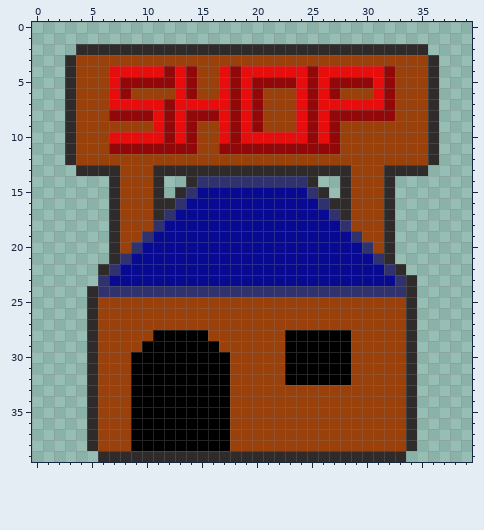
Edited in one commit: pixel-art sprite (src/images/npc/haendler.png). Above: the version before the commit.
The file is 40x40 pixels.
After:
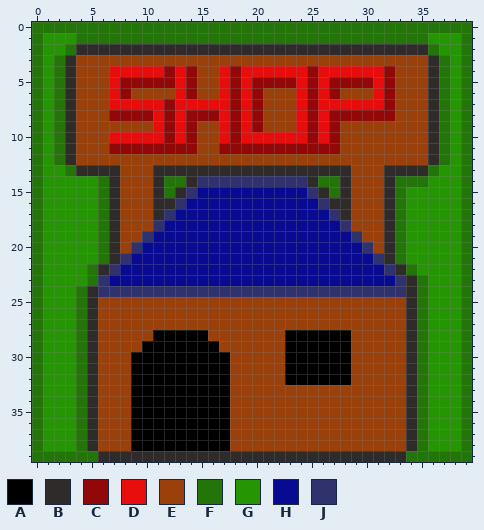
Palette (. is transparent): A #000000  B #2f2b2b  C #920808  D #e80d0d  E #99400b  F #23750a  G #259503  H #080b92  J #30326e
Diff:
@@ x 0..39 @@
- 0 ........................................
- 1 ........................................
- 2 ....BBBBBBBBBBBBBBBBBBBBBBBBBBBBBBBB....
- 3 ...BEEEEEEEEEEEEEEEEEEEEEEEEEEEEEEEEB...
- 4 ...BEEEDDDDDCDCEEDCDDDDDDCDDDDDDCEEEB...
- 5 ...BEEEDCCCCCDCEEDCDCCCCDCDCCCCDCEEEB...
- 6 ...BEEEDCEEEEDCEEDCDCEEEDCDCEEEDCEEEB...
- 7 ...BEEEDDDDDCDDDDDCDCEEEDCDDDDDDCEEEB...
- 8 ...BEEECCCCDCDCCCDCDCEEEDCDCCCCCCEEEB...
- 9 ...BEEEEEEEDCDCEEDCDCEEEDCDCEEEEEEEEB...
-10 ...BEEEDDDDDCDCEEDCDDDDDDCDCEEEEEEEEB...
-11 ...BEEECCCCCCCCEECCCCCCCCCCCEEEEEEEEB...
-12 ...BEEEEEEEEEEEEEEEEEEEEEEEEEEEEEEEEB...
-13 ....BBBBEEEBBBBBBBBBBBBBBBBBBEEEBBBB....
-14 .......BEEEB..BJJJJJJJJJJB..BEEEB.......
-15 .......BEEEB.BJHHHHHHHHHHJB.BEEEB.......
-16 .......BEEEBBJHHHHHHHHHHHHJBBEEEB.......
-17 .......BEEEBJHHHHHHHHHHHHHHJBEEEB.......
-18 .......BEEEJHHHHHHHHHHHHHHHHJEEEB.......
-19 .......BEEJHHHHHHHHHHHHHHHHHHJEEB.......
-20 .......BEJHHHHHHHHHHHHHHHHHHHHJEB.......
-21 .......BJHHHHHHHHHHHHHHHHHHHHHHJB.......
-22 ......BJHHHHHHHHHHHHHHHHHHHHHHHHJB......
-23 ......JHHHHHHHHHHHHHHHHHHHHHHHHHHJB.....
-24 .....BJJJJJJJJJJJJJJJJJJJJJJJJJJJJB.....
-25 .....BEEEEEEEEEEEEEEEEEEEEEEEEEEEEB.....
-26 .....BEEEEEEEEEEEEEEEEEEEEEEEEEEEEB.....
-27 .....BEEEEEEEEEEEEEEEEEEEEEEEEEEEEB.....
-28 .....BEEEEEAAAAAEEEEEEEAAAAAAEEEEEB.....
-29 .....BEEEEAAAAAAAEEEEEEAAAAAAEEEEEB.....
-30 .....BEEEAAAAAAAAAEEEEEAAAAAAEEEEEB.....
-31 .....BEEEAAAAAAAAAEEEEEAAAAAAEEEEEB.....
-32 .....BEEEAAAAAAAAAEEEEEAAAAAAEEEEEB.....
-33 .....BEEEAAAAAAAAAEEEEEEEEEEEEEEEEB.....
-34 .....BEEEAAAAAAAAAEEEEEEEEEEEEEEEEB.....
-35 .....BEEEAAAAAAAAAEEEEEEEEEEEEEEEEB.....
-36 .....BEEEAAAAAAAAAEEEEEEEEEEEEEEEEB.....
-37 .....BEEEAAAAAAAAAEEEEEEEEEEEEEEEEB.....
-38 .....BEEEAAAAAAAAAEEEEEEEEEEEEEEEEB.....
-39 ......BBBBBBBBBBBBBBBBBBBBBBBBBBBB......
+ 0 FFFFFFFFFFFFFFFFFFFFFFFFFFFFFFFFFFFFFFFF
+ 1 FGGGFFFFFFFFFFFFFFFFFFFFFFFFFFFFFFFFGGGF
+ 2 FGGFBBBBBBBBBBBBBBBBBBBBBBBBBBBBBBBBFGGF
+ 3 FGFBEEEEEEEEEEEEEEEEEEEEEEEEEEEEEEEEBFGF
+ 4 FGFBEEEDDDDDCDCEEDCDDDDDDCDDDDDDCEEEBFGF
+ 5 FGFBEEEDCCCCCDCEEDCDCCCCDCDCCCCDCEEEBFGF
+ 6 FGFBEEEDCEEEEDCEEDCDCEEEDCDCEEEDCEEEBFGF
+ 7 FGFBEEEDDDDDCDDDDDCDCEEEDCDDDDDDCEEEBFGF
+ 8 FGFBEEECCCCDCDCCCDCDCEEEDCDCCCCCCEEEBFGF
+ 9 FGFBEEEEEEEDCDCEEDCDCEEEDCDCEEEEEEEEBFGF
+10 FGFBEEEDDDDDCDCEEDCDDDDDDCDCEEEEEEEEBFGF
+11 FGFBEEECCCCCCCCEECCCCCCCCCCCEEEEEEEEBFGF
+12 FGFBEEEEEEEEEEEEEEEEEEEEEEEEEEEEEEEEBFGF
+13 FGGFBBBBEEEBBBBBBBBBBBBBBBBBBEEEBBBBFGGF
+14 FGGGGGFBEEEBFFBJJJJJJJJJJBFFBEEEBFFFGGGF
+15 FGGGGGFBEEEBFBJHHHHHHHHHHJBFBEEEBFGGGGGF
+16 FGGGGGFBEEEBBJHHHHHHHHHHHHJBBEEEBFGGGGGF
+17 FGGGGGFBEEEBJHHHHHHHHHHHHHHJBEEEBFGGGGGF
+18 FGGGGGFBEEEJHHHHHHHHHHHHHHHHJEEEBFGGGGGF
+19 FGGGGGFBEEJHHHHHHHHHHHHHHHHHHJEEBFGGGGGF
+20 FGGGGGFBEJHHHHHHHHHHHHHHHHHHHHJEBFGGGGGF
+21 FGGGGGFBJHHHHHHHHHHHHHHHHHHHHHHJBFGGGGGF
+22 FGGGGFBJHHHHHHHHHHHHHHHHHHHHHHHHJBFGGGGF
+23 FGGGGFJHHHHHHHHHHHHHHHHHHHHHHHHHHJBFGGGF
+24 FGGGFBJJJJJJJJJJJJJJJJJJJJJJJJJJJJBFGGGF
+25 FGGGFBEEEEEEEEEEEEEEEEEEEEEEEEEEEEBFGGGF
+26 FGGGFBEEEEEEEEEEEEEEEEEEEEEEEEEEEEBFGGGF
+27 FGGGFBEEEEEEEEEEEEEEEEEEEEEEEEEEEEBFGGGF
+28 FGGGFBEEEEEAAAAAEEEEEEEAAAAAAEEEEEBFGGGF
+29 FGGGFBEEEEAAAAAAAEEEEEEAAAAAAEEEEEBFGGGF
+30 FGGGFBEEEAAAAAAAAAEEEEEAAAAAAEEEEEBFGGGF
+31 FGGGFBEEEAAAAAAAAAEEEEEAAAAAAEEEEEBFGGGF
+32 FGGGFBEEEAAAAAAAAAEEEEEAAAAAAEEEEEBFGGGF
+33 FGGGFBEEEAAAAAAAAAEEEEEEEEEEEEEEEEBFGGGF
+34 FGGGFBEEEAAAAAAAAAEEEEEEEEEEEEEEEEBFGGGF
+35 FGGGFBEEEAAAAAAAAAEEEEEEEEEEEEEEEEBFGGGF
+36 FGGGFBEEEAAAAAAAAAEEEEEEEEEEEEEEEEBFGGGF
+37 FGGGFBEEEAAAAAAAAAEEEEEEEEEEEEEEEEBFGGGF
+38 FGGGFBEEEAAAAAAAAAEEEEEEEEEEEEEEEEBFGGGF
+39 FFFFFFBBBBBBBBBBBBBBBBBBBBBBBBBBBBFFFFFF
Changed places in both pictures, as pixel boxes (x1, y1, x2, y2):
added: (32, 22, 472, 462)
